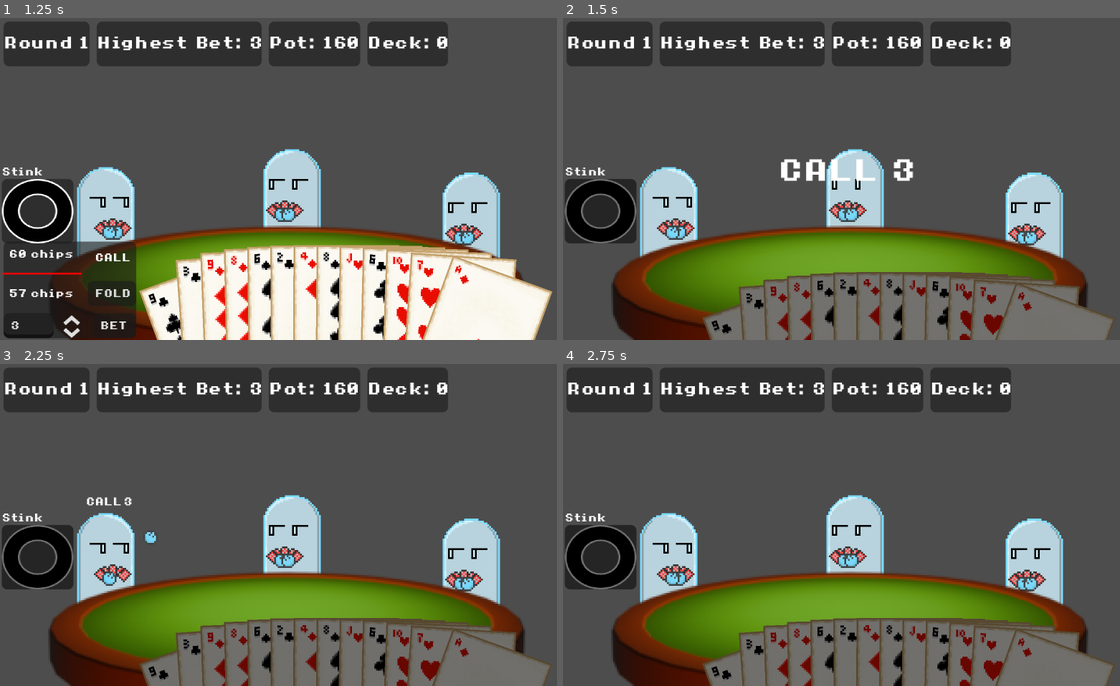
Above: before the commit, frames 1-4 (two rows, left to right).
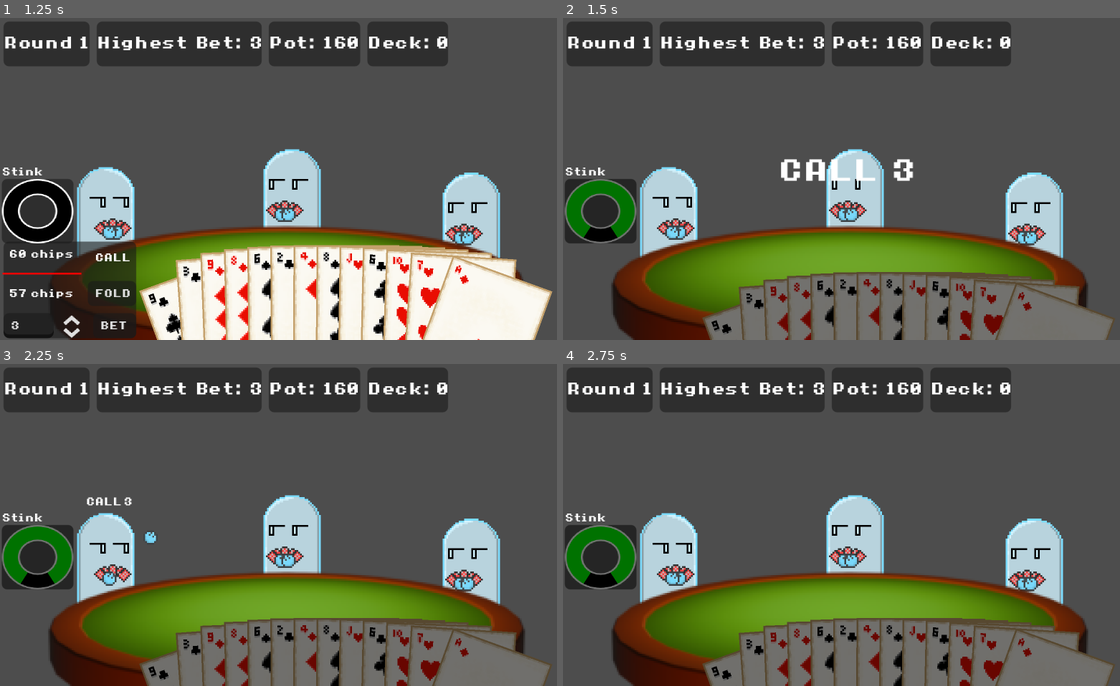
Above: after the commit, the same moments.

Repository: tofimega/ghost-poker
Game: Godot game, scene res://scenes/title_menu/hud/title_menu_hud.tscn
The game is run twice, just before and just after one commit, with the same random seed, the same clock (stepped at 60 frames per second) and the same inputs.
Inputs (mouse positions are in pixels of both pictures, inside the frame that each line leads up to):
- Up to frame 1 (1.25 s): click "Start" at 0.5 s
- Up to frame 2 (1.5 s): click "BET" at 1.25 s
- Up to frame 3 (2.25 s): tap Enter at 2 s; move the mouse to (412, 508) at 2.02 s
- Up to frame 4 (2.75 s): no input

Frame 1 is identical in both runs. In frame 2, 1.0% of the frame differs, in the area x 0-13%, y 50-69%; in frame 3, 1.0%; in frame 4, 1.0%.

Commit message:
getting closer

Diff:
--- a/scenes/game_scene/game_scene.gd
+++ b/scenes/game_scene/game_scene.gd
@@ -46,6 +46,7 @@
 	else: rt = Bet.new(bet, Bet.Type.CALL)
 
 	PokerEngine.handle_user_input(rt)
+	FrontendManager.new_info.emit()
 	FrontendManager.front_end_updated.emit()
 
 func _game_over()->void:
@@ -167,9 +168,12 @@
 
 func _select_target_for_cheat()->void:
 	if player.cheat.charge<1: return
-	if player.cheat.offense:
+	if player.cheat.offense():
 		target_selector._toggle_selection(true)
 		target_selector.target_selected.connect(target_selected, CONNECT_ONE_SHOT)
+	else:
+		player.cheat.execute(-1)
+		FrontendManager.new_info.emit()
 
 
 func target_selected(target: int)->void:
@@ -179,3 +183,4 @@
 	FrontendManager.new_info.emit()
 	hud.toggle_hud(true)
 	if player.cheat.name() == "Freeze": return
+	get_sprite(target).animation_player.do_action(GhostAnim.ActionMode.HURT)
--- a/scripts/cheat/cheat_wildcard.gd
+++ b/scripts/cheat/cheat_wildcard.gd
@@ -11,4 +11,4 @@
 	GlobalLogger.log_text("\tWILDCARD")
 	var p: Player = PokerEngine.get_player(player)
 	p.hand.append(Card.new(randi()%Card.Suit.size(), randi()%Card.Rank.size()))
-	return remap(PokerEngine.compare_hands(p.hand, PokerEngine.get_player(target).hand), -1, 1, 0.9, 1.2)
+	return remap(PokerEngine.compare_hands(p.hand, PokerEngine.get_player(clamp(target,0,3)).hand), -1, 1, 0.9, 1.2)
